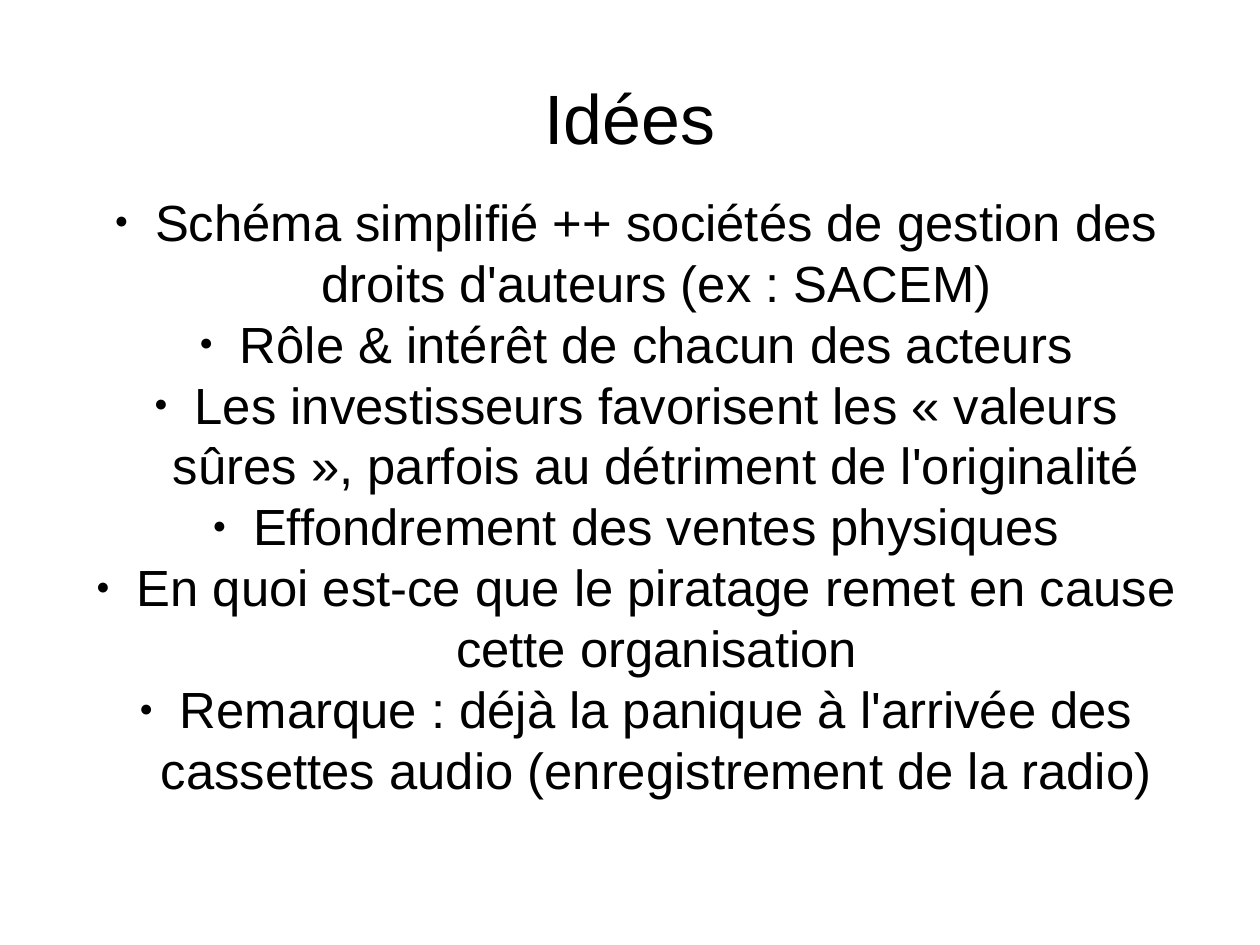
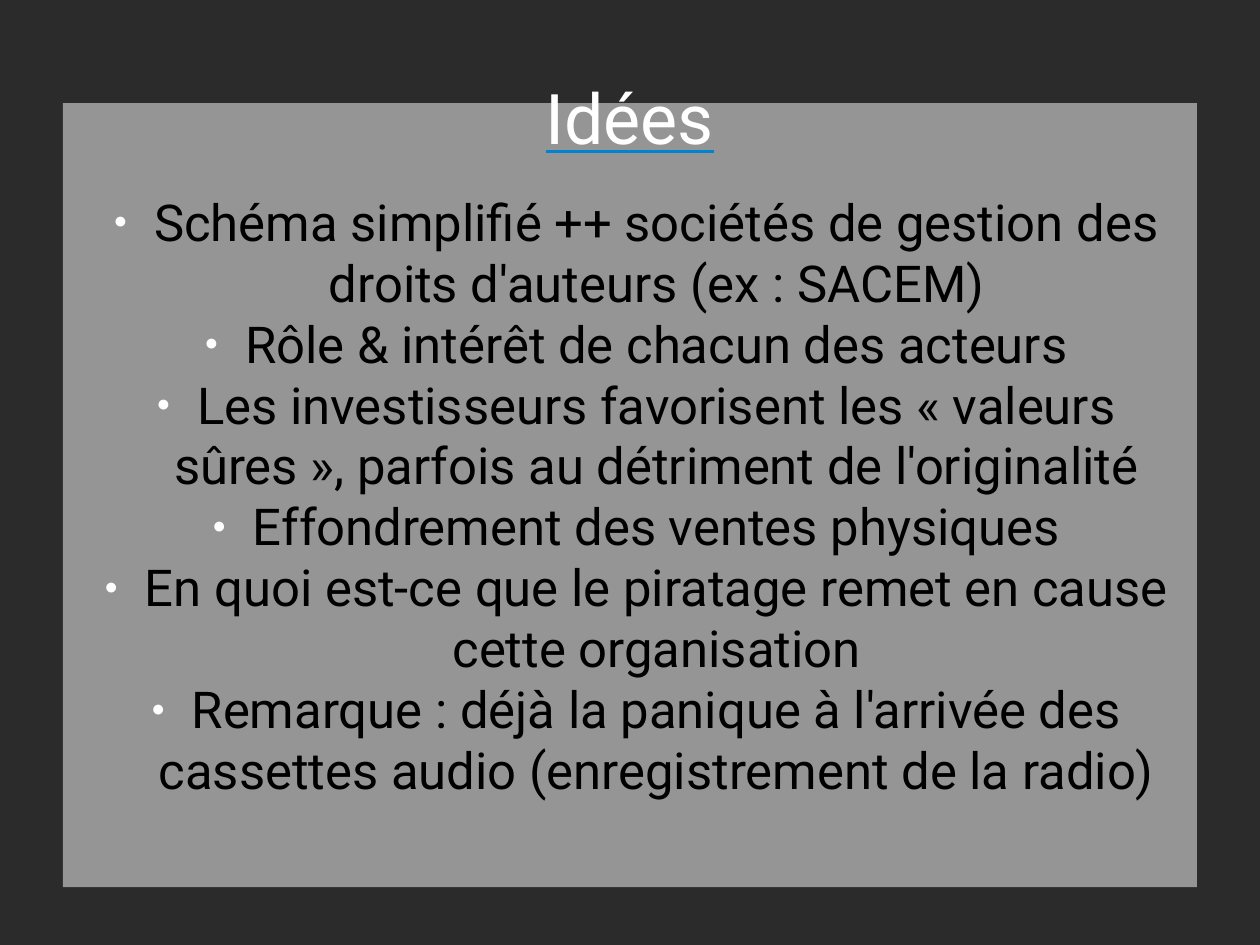
Before and after one commit to Parashp/pph-droit-auteur, a slide deck: slide 9 of soutenance.odp. Drawn at 1260x945 pixels with LibreOffice and Linux fonts; fonts in the diff are those of the drawing; background and template pictures are left out; a plain dark background stands for a picture behind light text. Boxes give left, top, right and bottom in pixels: in the first picture for what was removed or moved away, otherwise in the second. Text is boxed around its words. In the diff, an @@ line names an element or a change of style, - is before the commit and + after.

```diff
--- a/soutenance.odp
+++ b/soutenance.odp
@@ background #FFFFFF to picture (left out) @@
@@ title "Idées" at [546, 80, 714, 153]: font Arial to Roboto, text colour #000000 to #FFFFFF, underline on @@
@@ subtitle "Schéma simplifié ++ sociétés de ...": place and size @@
-subtitle "Schéma simplifié ++ sociétés de ..." at [137, 203, 1176, 800]
+subtitle "Schéma simplifié ++ sociétés de ..." at [63, 103, 1197, 887]
@@ subtitle "Schéma simplifié ++ sociétés de ..." at [63, 103, 1197, 887]: font Arial to Roboto; bullet colour #000000 to #FFFFFF; fill none to #FFFFFF at 50% opacity @@
```
Also in this commit, not shown: 22 other slides changed, 1 slide removed, 1 other file.
